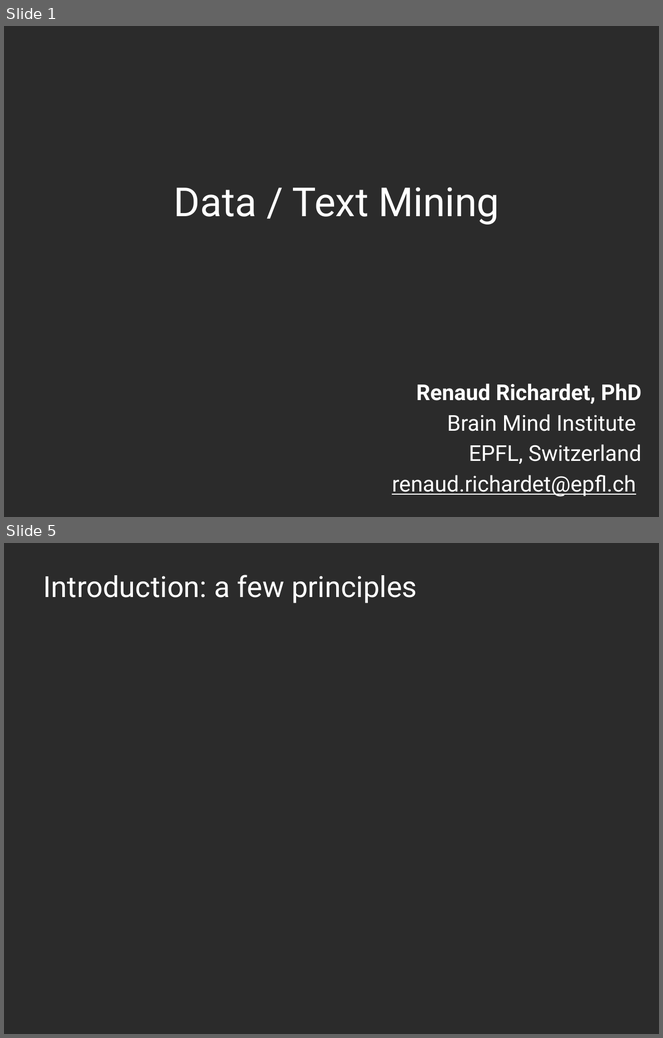
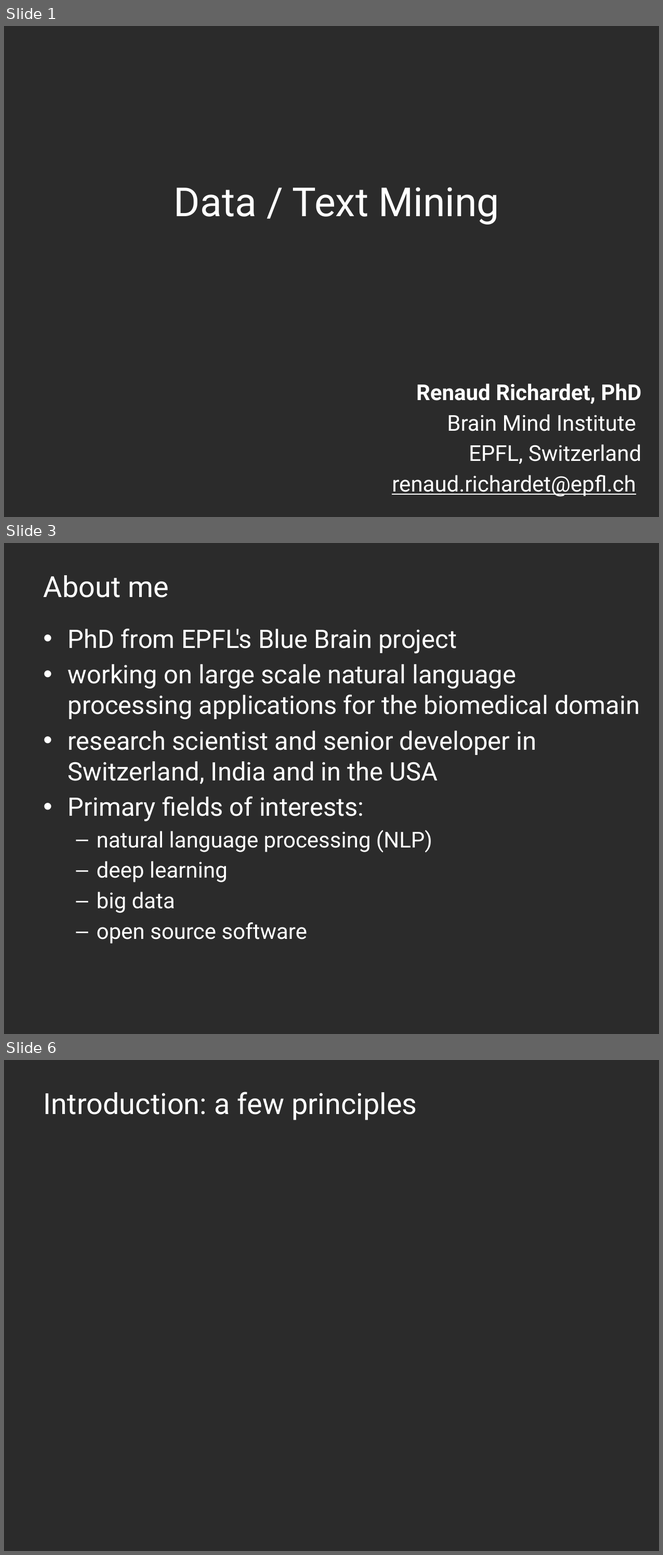
Before and after one commit to ElianeBlumer/text_mining_workshop, a slide deck: 20151126_epfl-library_text-mining.pptx. Shown one above the other, each under a label of ours: slides 1 and 5 before the commit, slides 1, 3 and 6 after it; the slides between them are not shown. The pictures are 663x1038 and 663x1555 pixels, drawn with LibreOffice and Linux fonts; fonts in the diff are those of the drawing; background and template pictures are left out; a plain dark background stands for a picture behind light text. Boxes give left, top, right and bottom in pixels: in the first picture for what was removed or moved away, otherwise in the second. Text is boxed around its words. In the diff, an @@ line names an element or a change of style, - is before the commit and + after.

```diff
--- a/20151126_epfl-library_text-mining.pptx
+++ b/20151126_epfl-library_text-mining.pptx
@@ slide 3 added at <box>4,543,659,1034</box>, background picture (left out) @@
@@ title added at <box>44,575,169,598</box>, 32 pt, text #FFFFFF @@
+About me
@@ text added at <box>68,628,640,944</box>, 28 pt, text #FFFFFF @@
+• PhD from EPFL's Blue Brain project
+• working on large scale natural language processing applications for the biomedical domain
+• research scientist and senior developer in Switzerland, India and in the USA
+• Primary fields of interests:
+  – natural language processing (NLP)
+  – deep learning
+  – big data
+  – open source software
@@ what was slide 5 is now slide 6 @@
```
Also in this commit, not shown: 2 slides changed, 2 other slides added, 4 slides removed, 17 other files.
